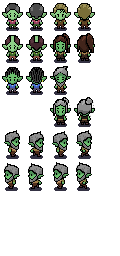
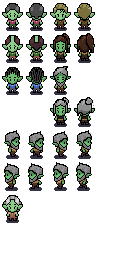
Revision of a layered 120 x 256 image; what changed, layer by layer:
added layer "Maiah" above "Tito back" over (x1=2, y1=195, x2=23, y2=223)
